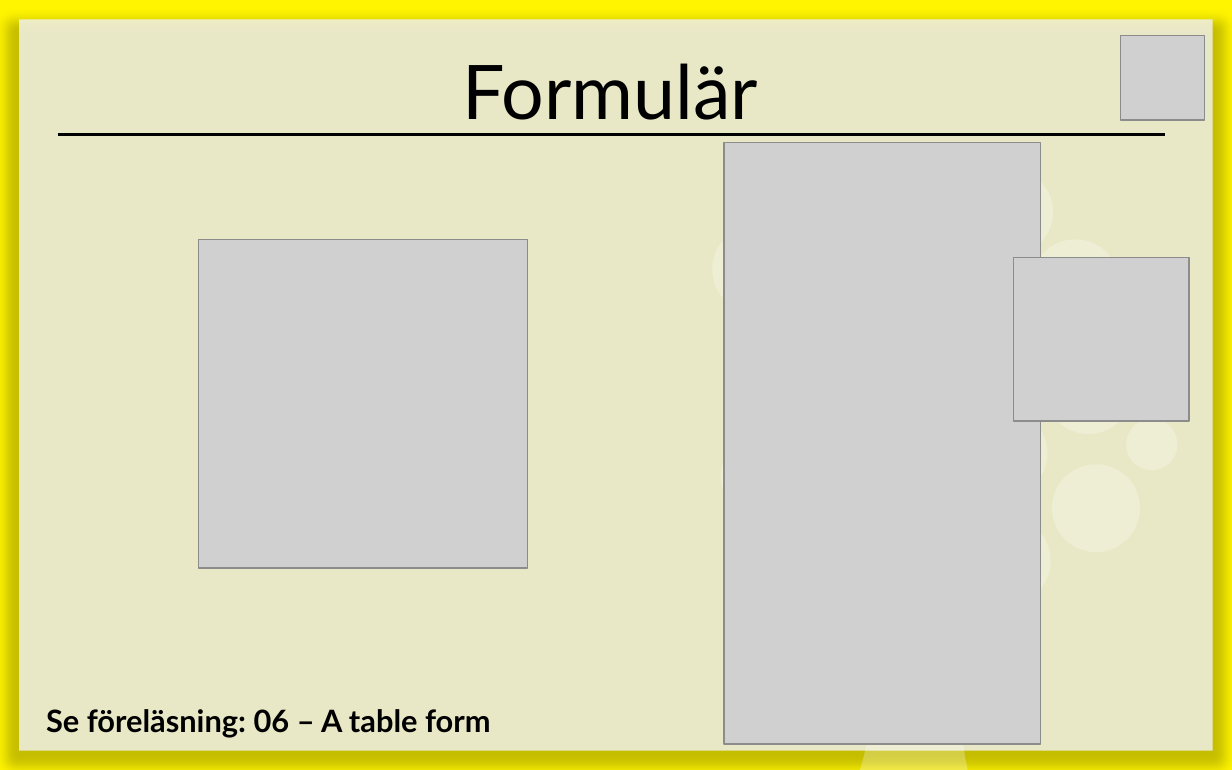
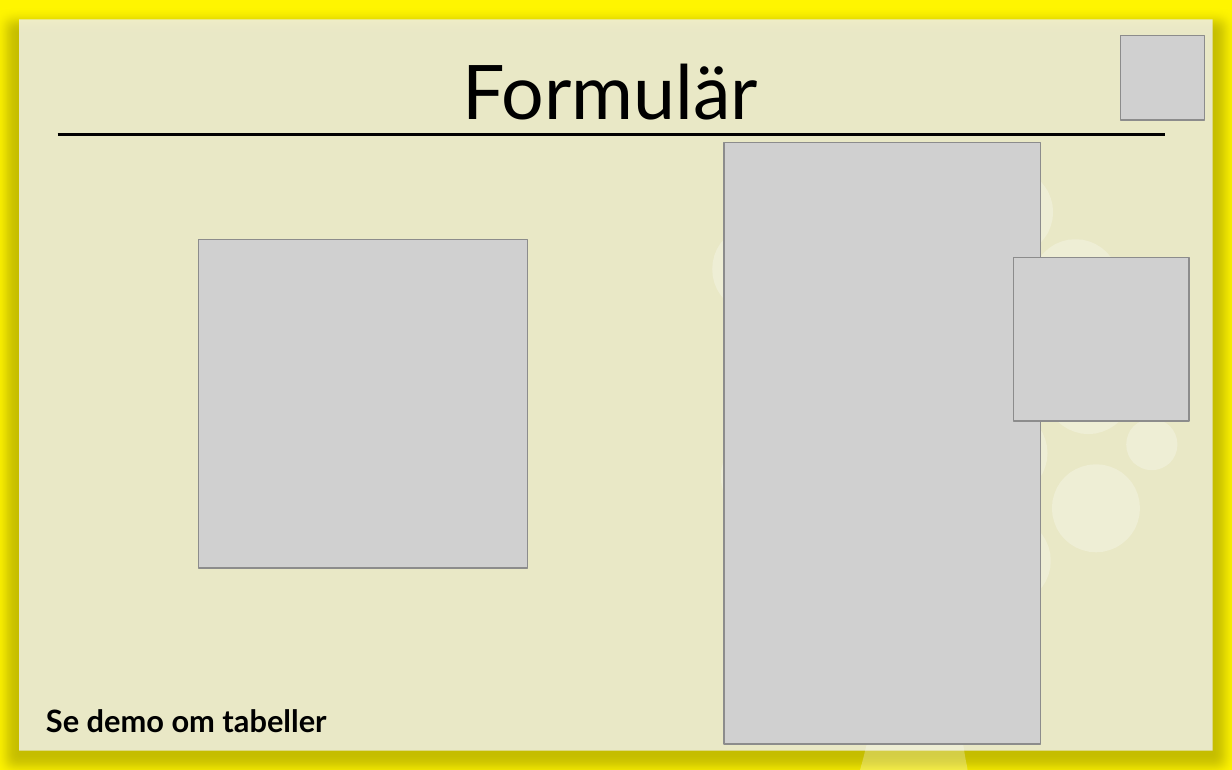
Before and after one commit to 1ik415/Kursmaterial, a slide deck: slide 37 of Föreläsningar/F06 - HTML5.pptx. Drawn at 1232x770 pixels with LibreOffice and Linux fonts; fonts in the diff are those of the drawing; grey boxes stand for pictures. Boxes give left, top, right and bottom in pixels: in the first picture for what was removed or moved away, otherwise in the second. Text is boxed around its words. In the diff, an @@ line names an element or a change of style, - is before the commit and + after.

```diff
--- a/Föreläsningar/F06 - HTML5.pptx
+++ b/Föreläsningar/F06 - HTML5.pptx
@@ text at (46, 709, 326, 733): text changed @@
-Se föreläsning: 06 – A table form
+Se demo om tabeller
```
Also in this commit, not shown: 1 other slide changed.
